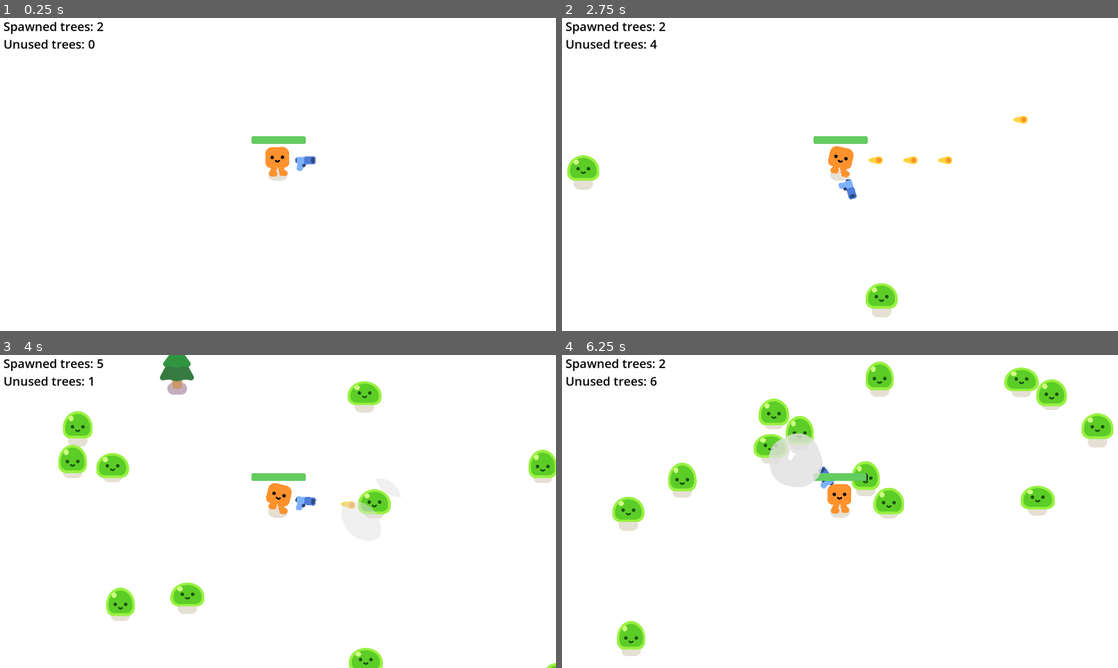
Above: before the commit, frames 1-4 (two rows, left to right).
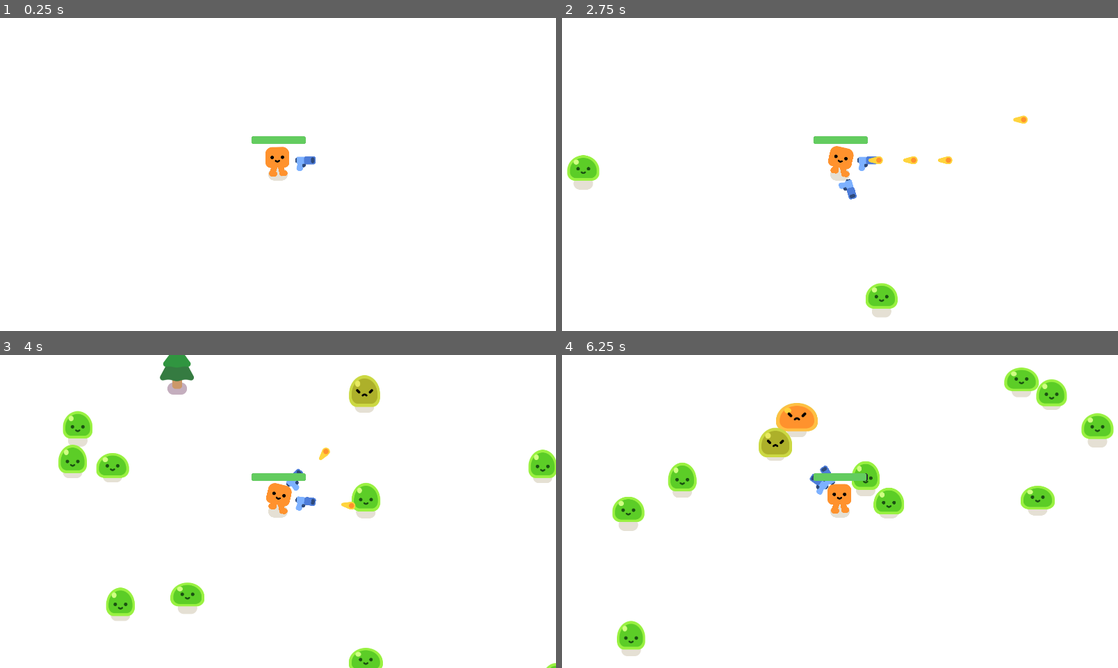
Above: after the commit, the same moments.

Repository: cottondell/shoot-em-up-game
Game: Godot game, scene res://game.tscn
Two runs of this game, one before a commit and one after it. Both use one fixed random seed, a clock stepped at 60 frames per second and the inputs below.
Inputs:
- Up to frame 1 (0.25 s): no input
- Up to frame 2 (2.75 s): tap Enter at 0.5 s; hold D (move_right) 0.53-1.28 s; hold S (move_down) 1.28-2.03 s; hold D (move_right) from 2.03 s (still down)
- Up to frame 3 (4 s): release D (move_right) at 2.78 s; hold W (move_up) 2.78-3.53 s; hold A (move_left) from 3.53 s (still down)
- Up to frame 4 (6.25 s): release A (move_left) at 5.03 s; hold S (move_down) 5.03-5.78 s; hold D (move_right) from 5.78 s (still down)

The runs differ from the first frame. In frame 1, 0.5% of the frame differs, in the area x 0-57%, y 1-49%; in frame 2, 0.6%; in frame 3, 1.7%; in frame 4, 3.5%, in the area x 0-60%, y 1-45%.

Commit message:
Added health pickups which randomly spawning on dead slimes

Diff:
--- /dev/null
+++ b/health_pickup.gd
@@ -0,0 +1,16 @@
+extends Area2D
+
+var health_value: float = 20.0
+var despawn_after: float = 15.0
+
+func _ready() -> void:
+	%DespawnTimer.start(despawn_after)
+
+func _on_body_entered(body: Node2D) -> void:
+	if body is Player:
+		var player: Player = body
+		player.add_health(health_value)
+		queue_free()
+
+func _on_despawn_timer_timeout() -> void:
+	queue_free()
--- /dev/null
+++ b/health_pickup.tscn
@@ -0,0 +1,28 @@
+[gd_scene format=3 uid="uid://dstoij2k1r25g"]
+
+[ext_resource type="Texture2D" uid="uid://c54b1c7ydxtj3" path="res://health-item.png" id="1_01648"]
+[ext_resource type="Script" uid="uid://dn6qgxffkfd1w" path="res://health_pickup.gd" id="1_awyve"]
+
+[sub_resource type="CircleShape2D" id="CircleShape2D_8a46v"]
+radius = 39.051247
+
+[node name="HealthPickup" type="Area2D" unique_id=2017037108]
+collision_layer = 0
+script = ExtResource("1_awyve")
+
+[node name="CollisionShape2D" type="CollisionShape2D" parent="." unique_id=308451011]
+shape = SubResource("CircleShape2D_8a46v")
+
+[node name="HealthItem" type="Sprite2D" parent="." unique_id=1222659201]
+position = Vector2(0, -3.8146973e-06)
+scale = Vector2(0.640625, 0.640625)
+texture = ExtResource("1_01648")
+
+[node name="DespawnTimer" type="Timer" parent="." unique_id=1443135511]
+unique_name_in_owner = true
+one_shot = true
+autostart = true
+
+[connection signal="area_entered" from="." to="." method="_on_area_entered"]
+[connection signal="body_entered" from="." to="." method="_on_body_entered"]
+[connection signal="timeout" from="DespawnTimer" to="." method="_on_despawn_timer_timeout"]
--- a/mob.gd
+++ b/mob.gd
@@ -5,6 +5,7 @@
 @onready var player = get_node("/root/Game/Player")
 
 var health: int = 3
+var health_pickup_spawn_chance: float = 0.1
 
 func _ready() -> void:
 	%Slime.play_walk()
@@ -19,9 +20,27 @@
 	%Slime.play_hurt()
 
 	if health <= 0:
-		queue_free()
+		kill()
 
-		const SMOKE = preload("res://smoke_explosion/smoke_explosion.tscn")
-		var smoke: Node2D = SMOKE.instantiate()
-		smoke.global_position = global_position
-		get_parent().add_child(smoke)
+func kill():
+	# Delete self at end of frame
+	queue_free()
+
+	# Spawn smoke
+	const SMOKE = preload("res://smoke_explosion/smoke_explosion.tscn")
+	spawn_on_self(SMOKE, Vector2.ZERO)
+
+	# Try spawn health pickup
+	if randf() <= health_pickup_spawn_chance:
+		const HEALTH_PICKUP = preload("res://health_pickup.tscn")
+		spawn_on_self(HEALTH_PICKUP, Vector2(0, -32))
+
+func spawn_on_self(resource: Resource, offset: Vector2):
+	print("Spawning " + resource.resource_path)
+
+	var new: Node2D = resource.instantiate()
+	new.global_position = global_position + offset
+	call_deferred("add_to_parent", new)
+
+func add_to_parent(node: Node2D):
+	get_parent().add_child(node)
--- a/player.gd
+++ b/player.gd
@@ -1,3 +1,4 @@
+class_name Player
 extends CharacterBody2D
 
 # Declare signals
@@ -15,7 +16,7 @@
 func _ready() -> void:
 	%HealthBar.value = health
 
-	for i in range(1):
+	for i in range(2):
 		const GUN = preload("res://gun.tscn")
 
 		var new_gun: Gun = GUN.instantiate()
@@ -49,13 +50,24 @@
 		was_walking = false
 		%HappyBoo.play_idle_animation()
 
+func add_health(value: float):
+	health += value
+
+	if health > 100:
+		health = 100
+
+func remove_health(value: float):
+	health -= value
+
+	if health < 0:
+		health = 0
+
+	if health == 0:
+		health_depleted.emit()
+
 # Calculate damage that should be applied to player and deal it
 func calculate_damage_self(delta: float):
 	var overlapping_mobs = %HurtBox.get_overlapping_bodies()
 	if overlapping_mobs.size() > 0:
-		health -= damage_rate * overlapping_mobs.size() * delta
+		remove_health(damage_rate * overlapping_mobs.size() * delta)
 		%HealthBar.value = health
-
-		if health <= 0:
-			health = 0
-			health_depleted.emit()
--- a/tree_spawner.gd
+++ b/tree_spawner.gd
@@ -12,7 +12,7 @@
 # - Make an iterator for iterating along the outside of a box:
 #     https://docs.godotengine.org/en/latest/tutorials/scripting/gdscript/gdscript_advanced.html#custom-iterators
 
-const DEBUG_MODE: bool = true
+const DEBUG_MODE: bool = false
 
 const TREE: Resource = preload("res://tree.tscn")
 const TREE_SPACING: Vector2 = Vector2(124, 100)
Not shown: 1 places in characters/slime/slime.tscn that only renumber resources
Binary file added: health-item.png
Not shown, added: health-item.png.import
Not shown, added: health_pickup.gd.uid
Not shown, changed: README.md
